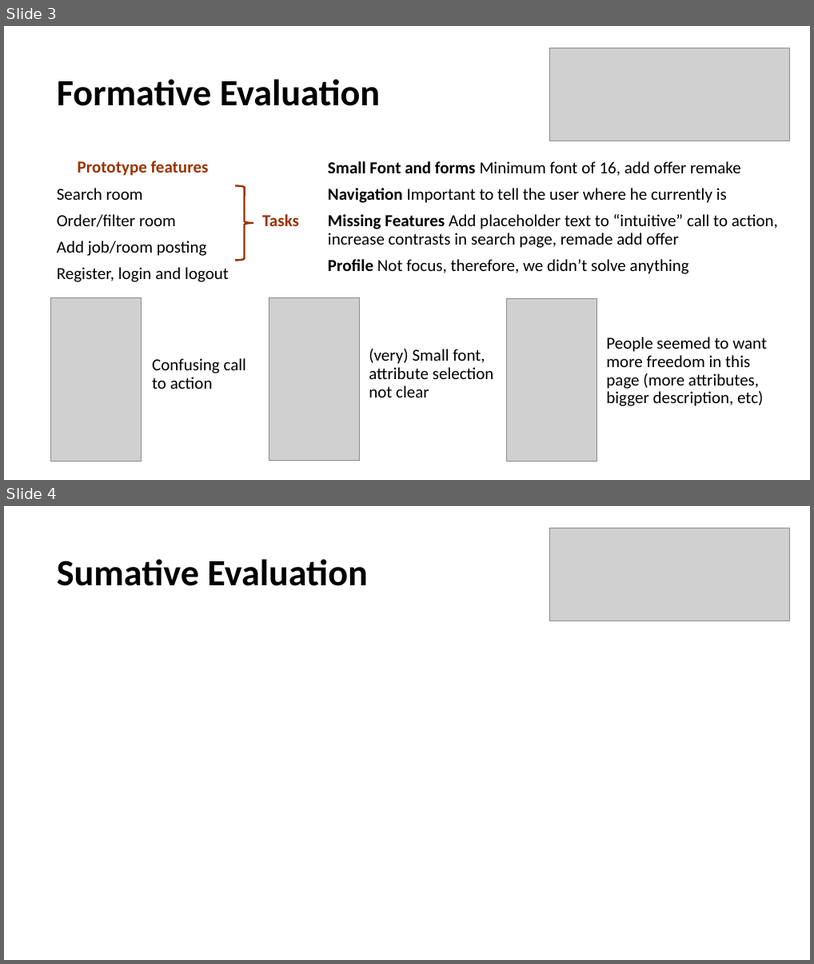
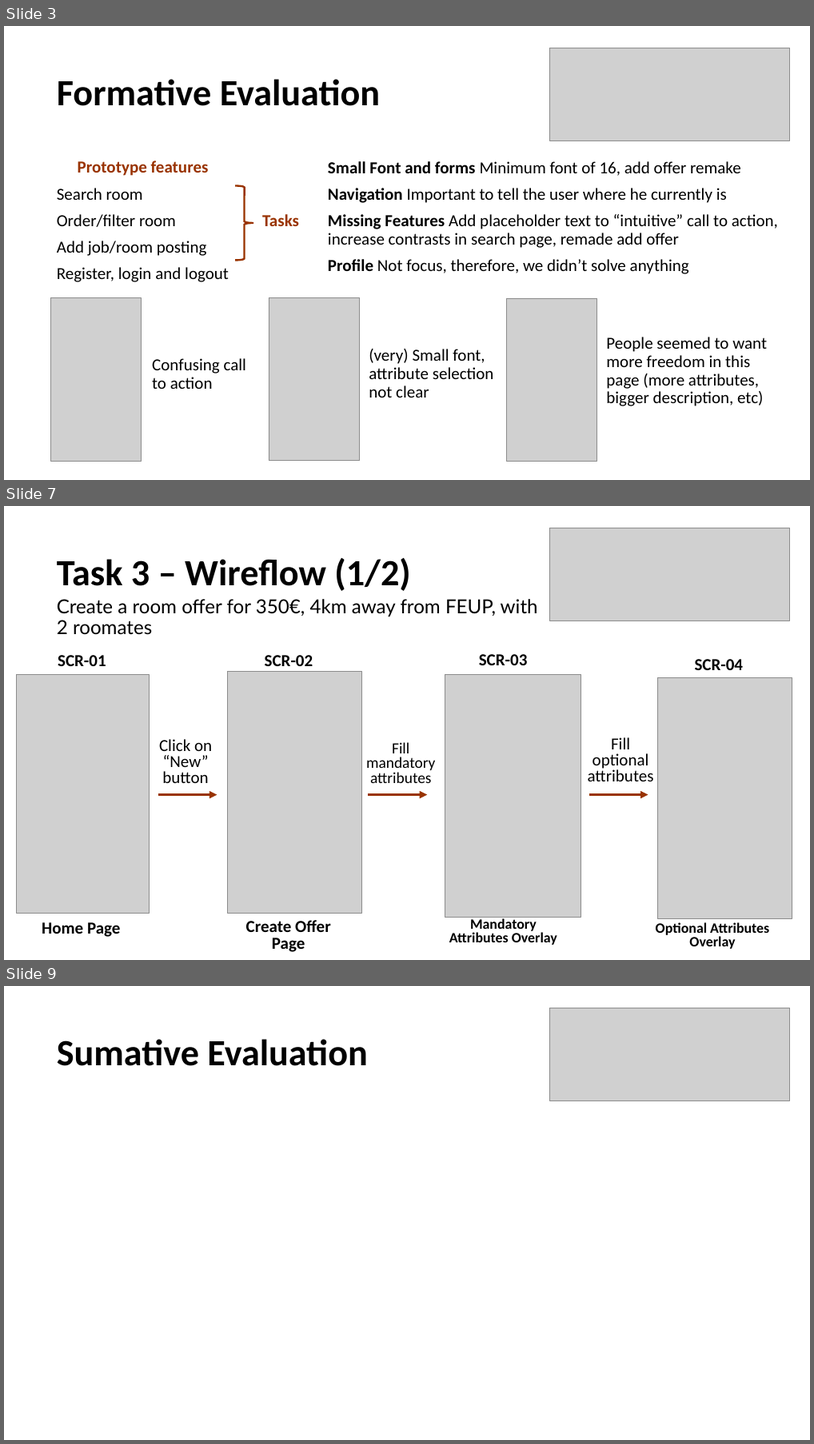
Before and after one commit to guilhermewastaken/HCI, a slide deck: Delivery 3/IPC.pptx. Shown one above the other, each under a label of ours: slides 3 and 4 before the commit, slides 3, 7 and 9 after it; the slides between them are not shown. The pictures are 814x964 and 814x1444 pixels, drawn with LibreOffice and Linux fonts; fonts in the diff are those of the drawing; grey boxes stand for pictures. Boxes give left, top, right and bottom in pixels: in the first picture for what was removed or moved away, otherwise in the second. Text is boxed around its words. In the diff, an @@ line names an element or a change of style, - is before the commit and + after.

Commit message:
Prototype’s Wireflow

```diff
--- a/Delivery 3/IPC.pptx
+++ b/Delivery 3/IPC.pptx
@@ slide 7 added at (x1=4, y1=506, x2=810, y2=960), background #FFFFFF @@
@@ picture added at (x1=550, y1=528, x2=790, y2=620) @@
@@ text added at (x1=57, y1=558, x2=410, y2=591), 44 pt, text #000000, bold @@
+Task 3 – Wireflow (1/2)
@@ text added at (x1=57, y1=599, x2=538, y2=635), 23 pt, text #000000 @@
+Create a room offer for 350€, 4km away from FEUP, with 2 roomates
@@ text added at (x1=58, y1=655, x2=106, y2=666), 20 pt, text #000000, bold @@
+SCR-01
@@ picture added at (x1=228, y1=671, x2=362, y2=912) @@
@@ text added at (x1=265, y1=655, x2=314, y2=666), 20 pt, text #000000, bold @@
+SCR-02
@@ text added at (x1=479, y1=654, x2=528, y2=665), 20 pt, text #000000, bold @@
+SCR-03
@@ text added at (x1=695, y1=659, x2=744, y2=670), 20 pt, text #000000, bold @@
+SCR-04
@@ picture added at (x1=17, y1=675, x2=149, y2=913) @@
@@ picture added at (x1=445, y1=674, x2=581, y2=916) @@
@@ picture added at (x1=658, y1=677, x2=792, y2=919) @@
@@ text added at (x1=159, y1=739, x2=212, y2=783), 20 pt, text #000000 @@
+Click on “New” button
@@ text added at (x1=366, y1=742, x2=435, y2=783), 18.5 pt, text #000000 @@
+Fill mandatory attributes
@@ text added at (x1=588, y1=737, x2=654, y2=781), 20 pt, text #000000 @@
+Fill optional attributes
@@ arrow added from (158, 795) to (217, 795), #993300 3 pt @@
@@ arrow added from (368, 795) to (427, 795), #993300 3 pt @@
@@ arrow added from (590, 795) to (648, 795), #993300 3 pt @@
@@ text added at (x1=42, y1=922, x2=120, y2=936), 20 pt, text #000000, bold @@
+Home Page
@@ text added at (x1=246, y1=920, x2=331, y2=952), 20 pt, text #000000, bold @@
+Create Offer Page
@@ text added at (x1=450, y1=918, x2=558, y2=944), 17 pt, text #000000, bold @@
+Mandatory Attributes Overlay
@@ text added at (x1=656, y1=922, x2=770, y2=948), 17 pt, text #000000, bold @@
+Optional Attributes Overlay
@@ what was slide 4 is now slide 9 @@
```
Also in this commit, not shown: 4 other slides added.
